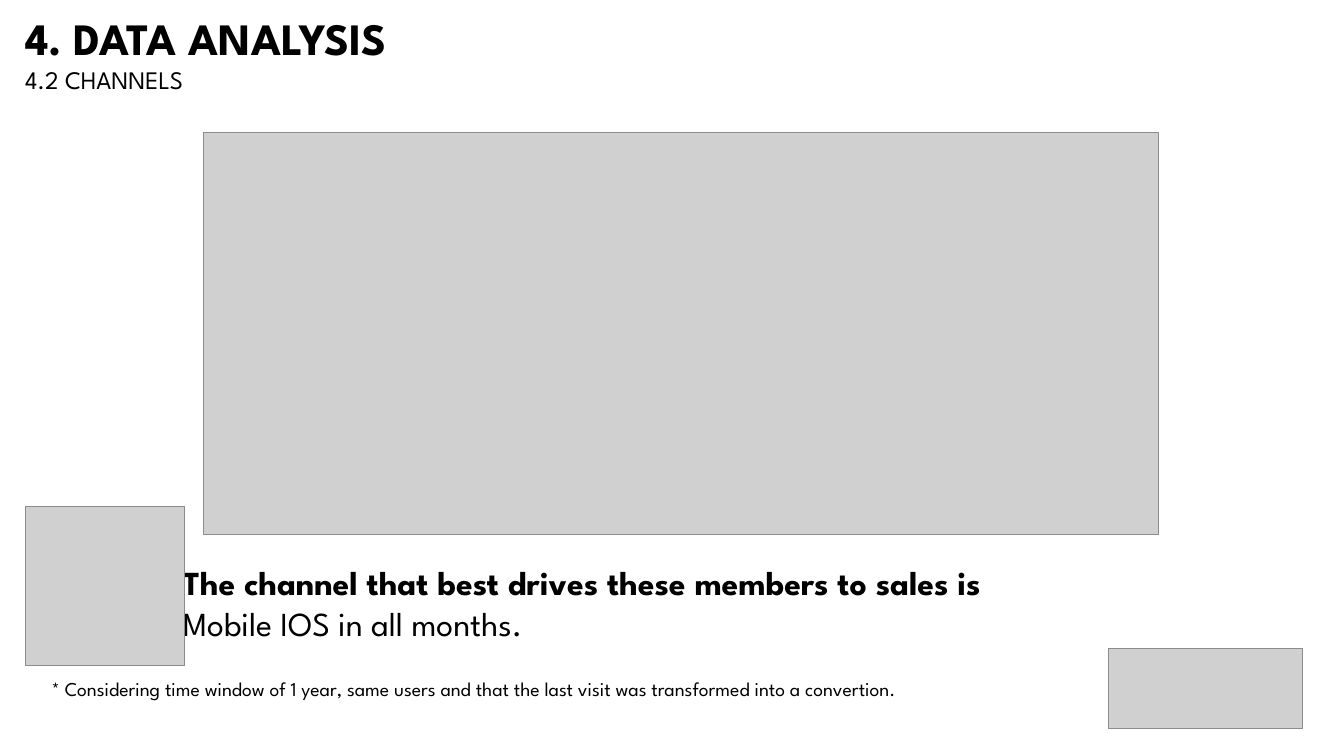
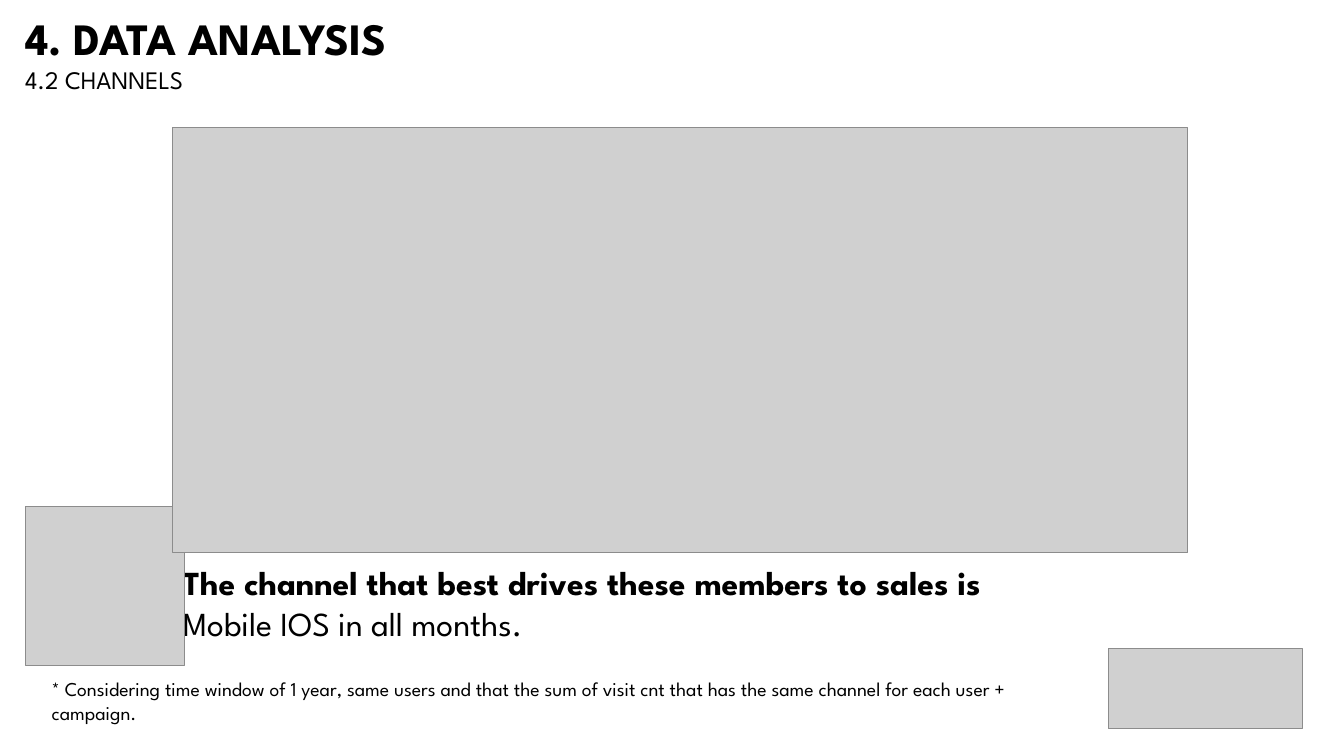
Before and after one commit to bbucalonserra/sales-membership-analysis, a slide deck: slide 31 of presentation.pptx. Drawn at 1344x756 pixels with LibreOffice and Linux fonts; fonts in the diff are those of the drawing; grey boxes stand for pictures. Boxes give left, top, right and bottom in pixels: in the first picture for what was removed or moved away, otherwise in the second. Text is boxed around its words. In the diff, an @@ line names an element or a change of style, - is before the commit and + after.

Commit message:
Changing the logic of channels: if there're same channels as the last one, sum the visit cnt of these ones.

```diff
--- a/presentation.pptx
+++ b/presentation.pptx
@@ picture: place and size @@
-picture at bbox=[204, 133, 1159, 534]
+picture at bbox=[173, 128, 1189, 554]
@@ text at bbox=[52, 682, 990, 725]: text changed @@
-* Considering time window of 1 year, same users and that the last visit was transformed into a convertion.
+* Considering time window of 1 year, same users and that the sum of visit cnt that has the same channel for each user + campaign.
```
Also in this commit, not shown: 1 other file.
